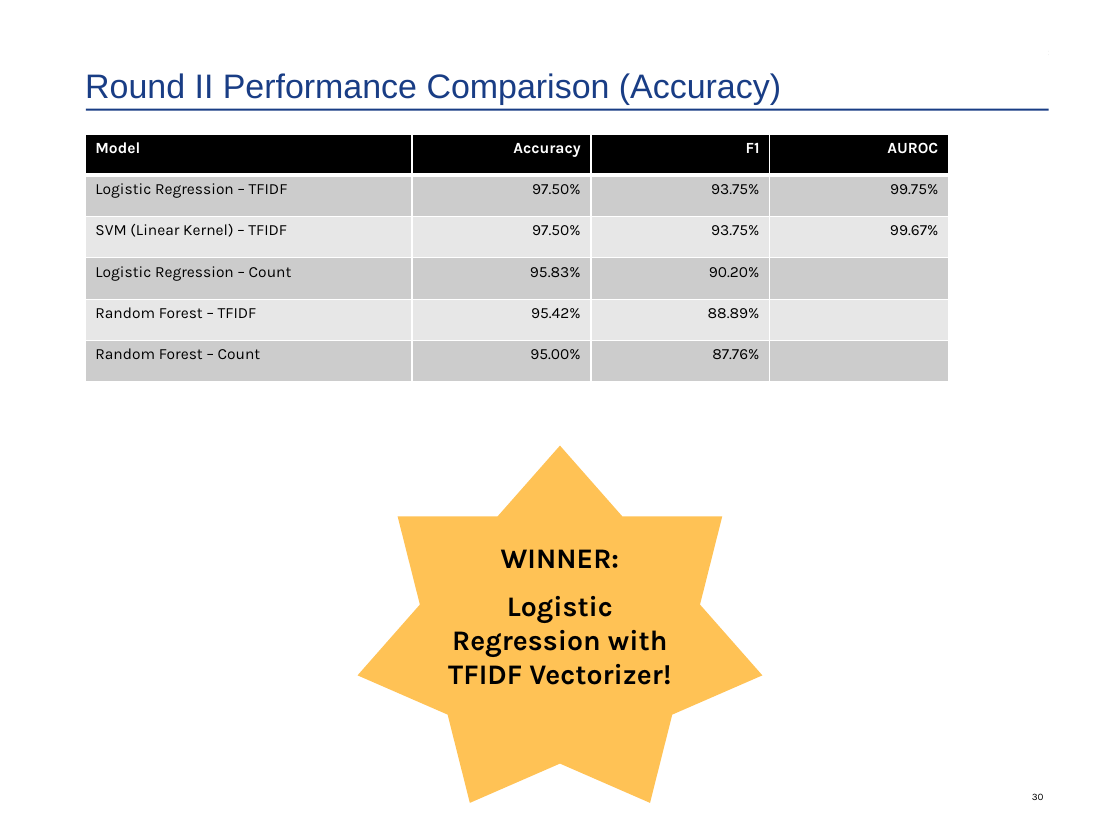
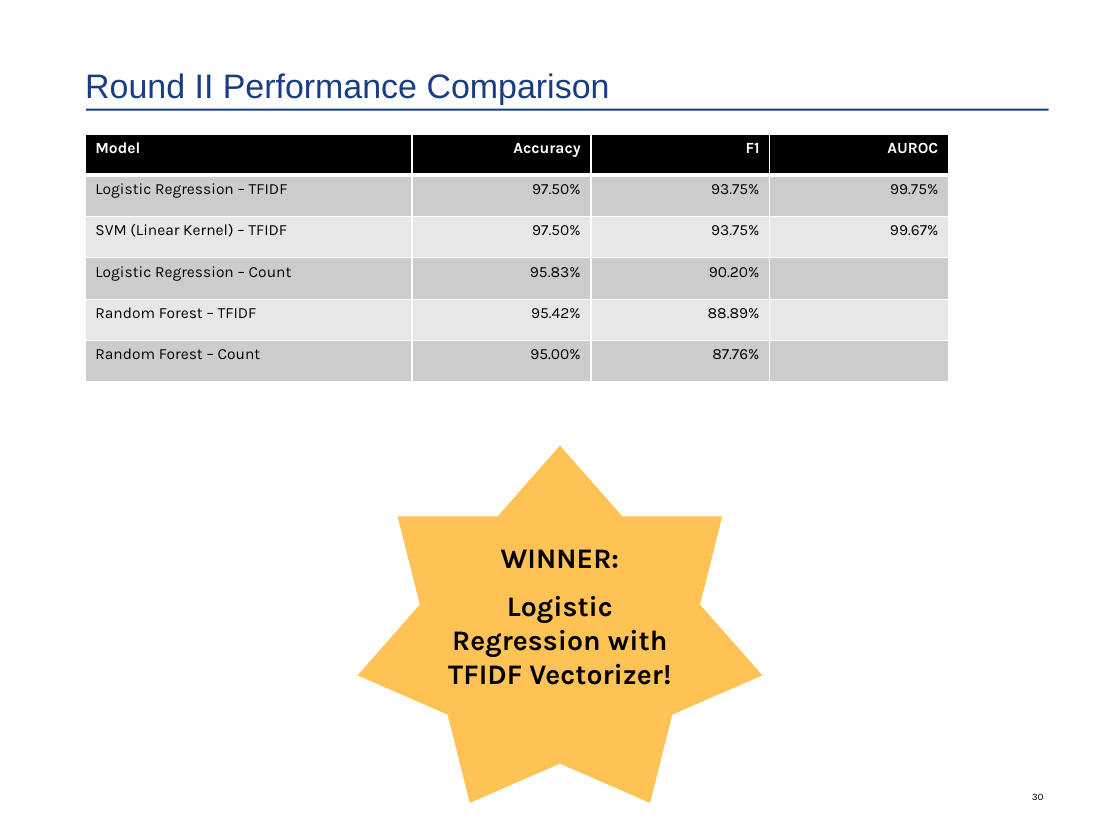
Before and after one commit to Data-Science-for-Conservation/WOTUS_Revision, a slide deck: slide 31 of NH-Python_Pres/PoliticsAndPerplexityInPython-SentimentAnalysisOnTheCleanWaterRule.pptx. Drawn at 1120x840 pixels with LibreOffice and Linux fonts; fonts in the diff are those of the drawing. Boxes give left, top, right and bottom in pixels: in the first picture for what was removed or moved away, otherwise in the second. Text is boxed around its words. In the diff, an @@ line names an element or a change of style, - is before the commit and + after.

Commit message:
feat: update for final slides

```diff
--- a/NH-Python_Pres/PoliticsAndPerplexityInPython-SentimentAnalysisOnTheCleanWaterRule.pptx
+++ b/NH-Python_Pres/PoliticsAndPerplexityInPython-SentimentAnalysisOnTheCleanWaterRule.pptx
@@ title at bbox=[85, 73, 610, 104]: text changed @@
-Round II Performance Comparison (Accuracy)
+Round II Performance Comparison
```
